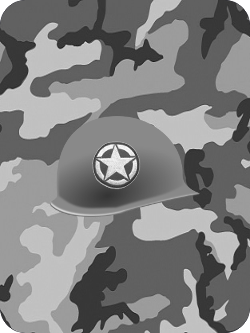
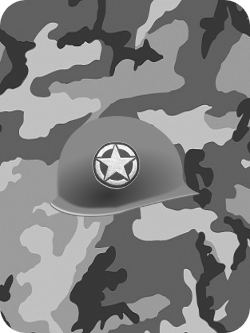
Comparing the layer stacks of the two 250 × 333 images. Changes:
hid "fundo" over left=0, top=0, right=250, bottom=333
